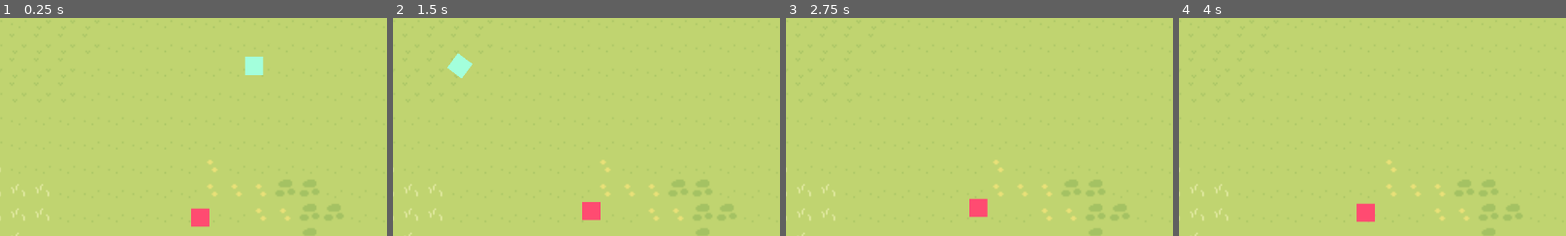
Above: before the commit, frames 1-4 (left to right).
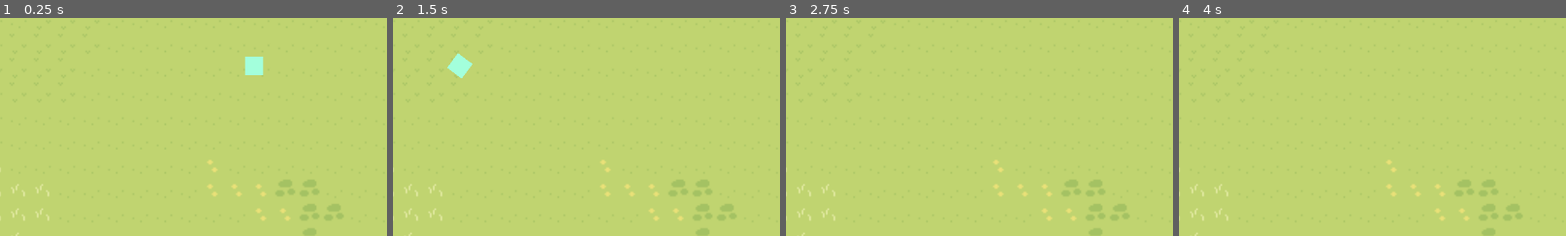
Above: after the commit, the same moments.

Repository: ConnorG255/The-Tower
Game: Godot game, scene res://main.tscn
The game is run twice, just before and just after one commit, with the same random seed, the same clock (stepped at 60 frames per second) and the same inputs.
Inputs (mouse positions are % of the whole screen's width and height, from its top left):
- Up to frame 1 (0.25 s): no input
- Up to frame 2 (1.5 s): tap Enter at 0.5 s; move the mouse to (72, 45) at 0.52 s; hold A (A) 0.53-1.28 s; tap D (D) at 0.8, 1.35 s; move the mouse to (30, 55) at 1.27 s
- Up to frame 3 (2.75 s): tap S (S) at 1.55 s; tap Space at 2 s; move the mouse to (60, 28) at 2.02 s; hold S (S) from 2.03 s (still down); tap A (A) at 2.3 s
- Up to frame 4 (4 s): move the mouse to (45, 70) at 2.77 s; release S (S) at 2.78 s; tap A (A) at 2.85 s; tap D (D) at 3.05 s; tap Enter at 3.5 s; move the mouse to (80, 65) at 3.52 s; hold D (D) from 3.53 s (still down); tap S (S) at 3.8 s
The pictures show only the part of the screen within x 17-67%, y 39-89%; the shares and areas given below are measured in that part.

The runs differ from the first frame. In frame 1, 0.4% of the frame differs, in the area x 49-55%, y 87-96%; in frame 2, 0.4%; in frame 3, 0.4%; in frame 4, 0.4%.

Commit message:
enemy spawn

Diff:
--- a/main.tscn
+++ b/main.tscn
@@ -9,7 +9,6 @@
 [ext_resource type="Texture2D" uid="uid://bkjd4bmhnqkld" path="res://Tilesets/Water.png" id="5_jqtcw"]
 [ext_resource type="Texture2D" uid="uid://evlmahks033d" path="res://Tilesets/Hills.png" id="6_5aq5x"]
 [ext_resource type="PackedScene" uid="uid://bmdvnuci2r8q" path="res://prefabs/pause.tscn" id="9_6su8i"]
-[ext_resource type="PackedScene" uid="uid://crmixsdgaq4xx" path="res://prefabs/enemy.tscn" id="10_iugcw"]
 
 [sub_resource type="RectangleShape2D" id="RectangleShape2D_6pf8t"]
 size = Vector2(50, 50)
@@ -221,38 +220,6 @@
 [node name="Node2D" type="Node2D"]
 script = ExtResource("1_fgemd")
 
-[node name="player" type="CharacterBody2D" parent="."]
-position = Vector2(0, -0.999999)
-scale = Vector2(0.2, 0.2)
-collision_layer = 3
-collision_mask = 3
-script = ExtResource("2_n06yy")
-
-[node name="CollisionShape2D" type="CollisionShape2D" parent="player"]
-position = Vector2(-3.42727e-06, -4.76837e-06)
-scale = Vector2(1, 1)
-shape = SubResource("RectangleShape2D_6pf8t")
-
-[node name="Sprite2D" type="Sprite2D" parent="player"]
-modulate = Color(0.639216, 1, 0.862745, 1)
-scale = Vector2(5, 5)
-texture = ExtResource("2_bqyek")
-
-[node name="Area2D" type="Area2D" parent="player"]
-position = Vector2(65, 0)
-script = ExtResource("4_vl2vg")
-
-[node name="CollisionShape2D" type="CollisionShape2D" parent="player/Area2D"]
-light_mask = 2
-visibility_layer = 2
-position = Vector2(-65, -3.33786e-06)
-scale = Vector2(1, 1)
-shape = SubResource("RectangleShape2D_wfh7g")
-
-[node name="Sprite2D" type="Sprite2D" parent="player/Area2D"]
-visible = false
-texture = ExtResource("2_bqyek")
-
 [node name="Camera2D" type="Camera2D" parent="."]
 zoom = Vector2(2.505, 2.505)
 position_smoothing_enabled = true
@@ -261,6 +228,36 @@
 drag_top_margin = 0.0
 drag_right_margin = 0.0
 drag_bottom_margin = 0.0
+
+[node name="player" type="CharacterBody2D" parent="."]
+position = Vector2(0, -0.999999)
+scale = Vector2(0.2, 0.2)
+collision_layer = 3
+collision_mask = 3
+script = ExtResource("2_n06yy")
+
+[node name="CollisionShape2D" type="CollisionShape2D" parent="player"]
+position = Vector2(-3.42727e-06, -4.76837e-06)
+shape = SubResource("RectangleShape2D_6pf8t")
+
+[node name="Sprite2D" type="Sprite2D" parent="player"]
+modulate = Color(0.639216, 1, 0.862745, 1)
+scale = Vector2(5, 5)
+texture = ExtResource("2_bqyek")
+
+[node name="Area2D" type="Area2D" parent="player"]
+position = Vector2(65, 0)
+script = ExtResource("4_vl2vg")
+
+[node name="CollisionShape2D" type="CollisionShape2D" parent="player/Area2D"]
+light_mask = 2
+visibility_layer = 2
+position = Vector2(-65, -3.33786e-06)
+shape = SubResource("RectangleShape2D_wfh7g")
+
+[node name="Sprite2D" type="Sprite2D" parent="player/Area2D"]
+visible = false
+texture = ExtResource("2_bqyek")
 
 [node name="TileMap" type="TileMap" parent="."]
 light_mask = 512
@@ -310,13 +307,11 @@
 
 [node name="Pause" parent="." instance=ExtResource("9_6su8i")]
 visible = false
+z_index = 2
 offset_left = -124.0
 offset_top = -24.0
 offset_right = -124.0
 offset_bottom = -24.0
 scale = Vector2(0.62921, 0.723059)
 
-[node name="enemy" parent="." instance=ExtResource("10_iugcw")]
-position = Vector2(-36, 100)
-
 [connection signal="body_entered" from="player/Area2D" to="player" method="_on_area_2d_body_entered"]
--- a/scripts/Scene.gd
+++ b/scripts/Scene.gd
@@ -1,6 +1,35 @@
 extends Node2D
 @onready var pausemen = $Pause
 var paused = false
+
+var rng = RandomNumberGenerator.new()
+
+
+
+
+var enemyS = preload("res://prefabs/enemy.tscn")
+var spawn_timer = 0
+var spawn_interval = 3.0  # Initial spawn interval in seconds
+
+func _process(delta):
+	if Input.is_action_just_pressed("pause"):
+		pause()
+
+	spawn_timer += delta
+	if spawn_timer >= spawn_interval:
+		spawn_enemy()
+		spawn_timer = 0
+		decrease_spawn_interval()
+
+func spawn_enemy():
+	var enmy = enemyS.instantiate()
+	enmy.position = Vector2(rng.randf_range(-220, 220), 200)
+	call_deferred("add_child", enmy)
+
+func decrease_spawn_interval():
+	spawn_interval -= 0.1
+	spawn_interval = max(0.5, spawn_interval)
+
 
 func pause():
 	if paused:
@@ -12,13 +41,3 @@
 
 	paused = !paused
 	pass
-
-
-
-
-# Called every frame. 'delta' is the elapsed time since the previous frame.
-func _process(delta):
-	if Input.is_action_just_pressed("pause"):
-		pause()
-		pass
-	pass
Not shown: 1 places in main.tscn that only renumber resources
